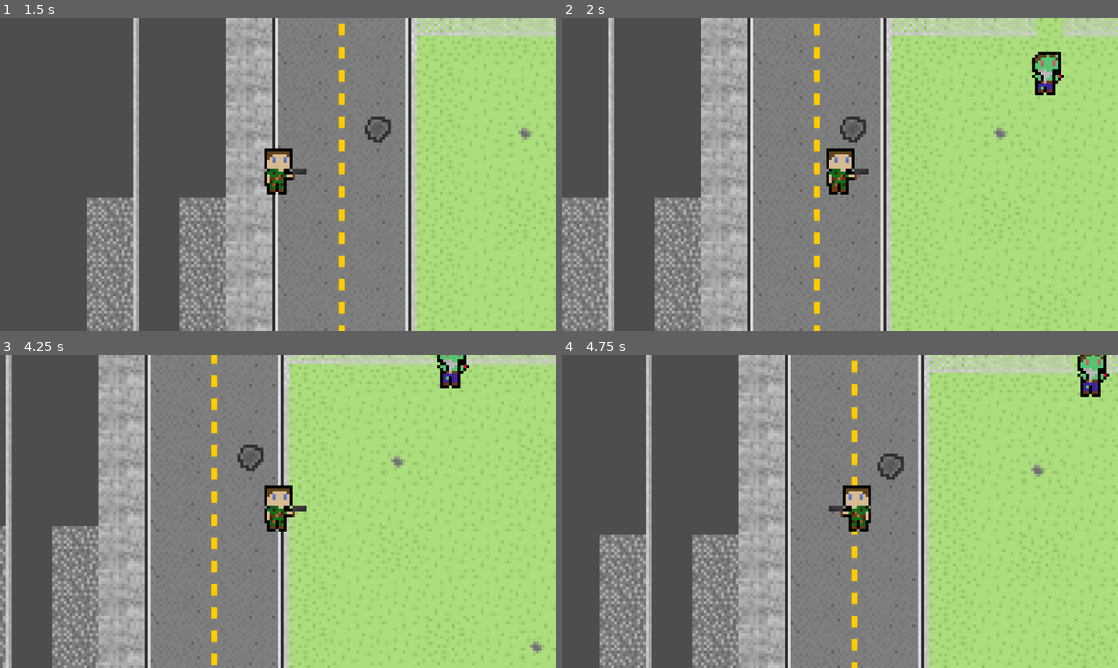
Above: before the commit, frames 1-4 (two rows, left to right).
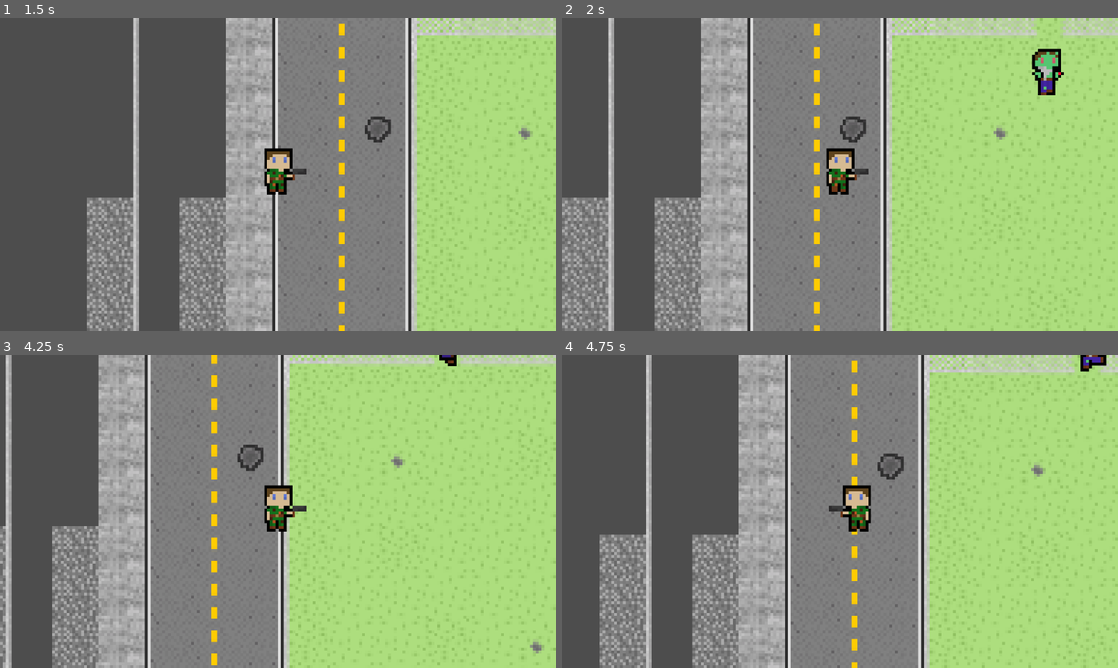
Above: after the commit, the same moments.

Repository: DrWaffle454/Cyborg-Game
Game: Godot game, scene res://Assets/Scenes/Menu UI/main_menu.tscn
Two runs of this game, one before a commit and one after it. Both use one fixed random seed, a clock stepped at 60 frames per second and the inputs below.
Inputs:
- Up to frame 1 (1.5 s): click "Start" at 0.5 s; hold D (move_right) from 1.28 s (still down)
- Up to frame 2 (2 s): keep holding D (move_right)
- Up to frame 3 (4.25 s): release D (move_right) at 2.03 s; hold S (move_down) 2.03-2.78 s; hold D (move_right) 2.78-3.53 s; tap Enter at 3.5 s; hold W (move_up) from 3.53 s (still down)
- Up to frame 4 (4.75 s): release W (move_up) at 4.28 s; hold A (move_left) from 4.28 s (still down)

Frame 1 is identical in both runs. In frame 2, 0.4% of the frame differs, in the area x 84-91%, y 9-25%; in frame 3, 0.5%; in frame 4, 0.6%, in the area x 92-99%, y 0-14%.

Commit message:
Animations for zombie in script

Diff:
--- a/Assets/Scenes/Game World/zombie.tscn
+++ b/Assets/Scenes/Game World/zombie.tscn
@@ -152,15 +152,15 @@
 
 [node name="RayCast_right" type="RayCast2D" parent="."]
 position = Vector2(13, -8)
-target_position = Vector2(7, 0)
+target_position = Vector2(8, 0)
 
 [node name="RayCast_left" type="RayCast2D" parent="."]
 position = Vector2(3, -8)
-target_position = Vector2(-7, 0)
+target_position = Vector2(-8, 0)
 
 [node name="RayCast_up" type="RayCast2D" parent="."]
 position = Vector2(8, -16)
-target_position = Vector2(0, -7)
+target_position = Vector2(0, -8)
 
 [node name="RayCast_down" type="RayCast2D" parent="."]
 position = Vector2(8, 0)
--- a/Zombie.gd
+++ b/Zombie.gd
@@ -25,15 +25,15 @@
 
 	# Faces the right direction and doesn't run into walls
 	if ray_cast_right.is_colliding():
-		direction = Vector2(-1, 0).normalized()
+		direction.x = -1
 		animated_sprite_2d.flip_h = true
 	elif ray_cast_left.is_colliding():
-		direction = Vector2(1, 0).normalized()
+		direction.x = 1
 		animated_sprite_2d.flip_h = false
 	elif ray_cast_down.is_colliding():
-		direction = Vector2(0, 1).normalized()
+		direction.y = 1
 	elif ray_cast_up.is_colliding():
-		direction = Vector2(0, -1).normalized()
+		direction.y = -1
 
 	direction = direction.normalized()
 
@@ -43,6 +43,10 @@
 		movement_timer = 5
 
 	velocity = direction * SPEED
+	if direction.x != 0 or direction.y != 0:
+		animated_sprite_2d.play("run")
+	else:
+		animated_sprite_2d.play("idle")
 	move_and_slide()
 
 func _on_timer_timeout():
